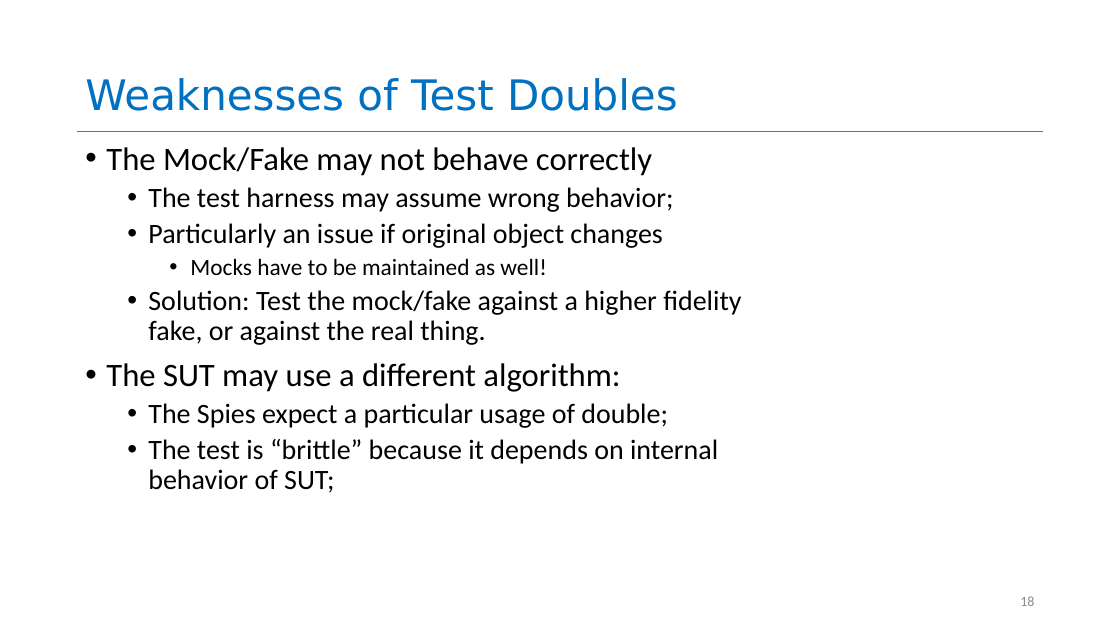
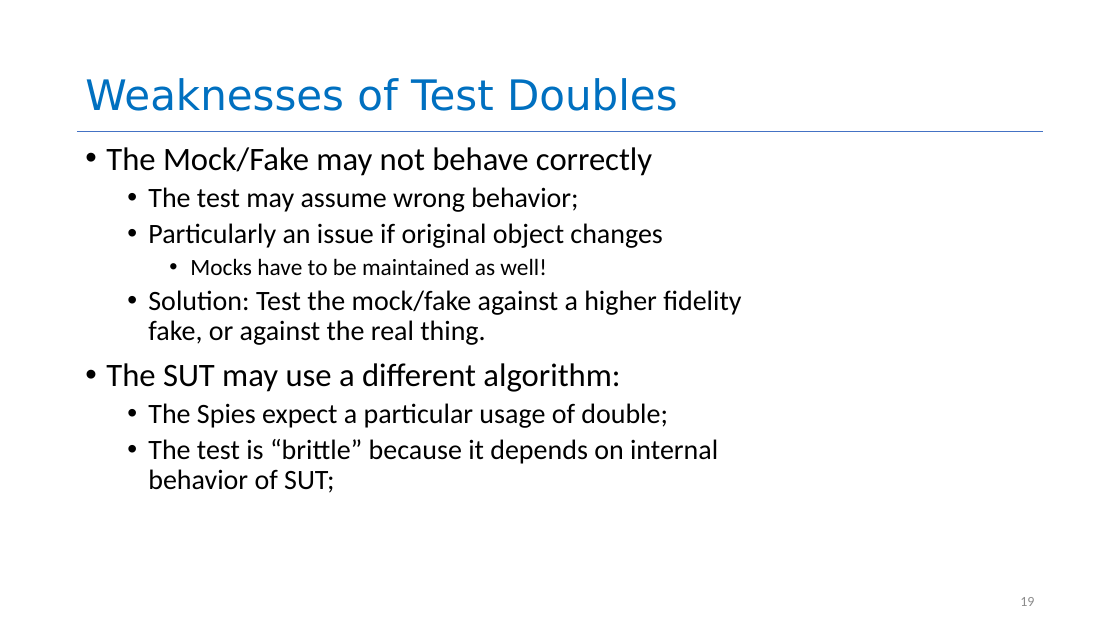
Before and after one commit to neu-se/CS4530-Spring-2022, a slide deck: slide 19 of Slides/Lesson 5.3 Testing Systems.pptx (slide 18 before the commit). Drawn at 1120x630 pixels with LibreOffice and Linux fonts; fonts in the diff are those of the drawing. Boxes give left, top, right and bottom in pixels: in the first picture for what was removed or moved away, otherwise in the second. Text is boxed around its words. In the diff, an @@ line names an element or a change of style, - is before the commit and + after.

```diff
--- a/Slides/Lesson 5.3 Testing Systems.pptx
+++ b/Slides/Lesson 5.3 Testing Systems.pptx
@@ text at bbox=[148, 187, 578, 212]: text changed @@
-  • The test harness may assume wrong behavior;
+  • The test may assume wrong behavior;
@@ page number at bbox=[1020, 597, 1034, 606]: text changed @@
-18
+19
```
Also in this commit, not shown: 11 other slides changed, 4 slides added, 3 slides removed, 1 other file.
